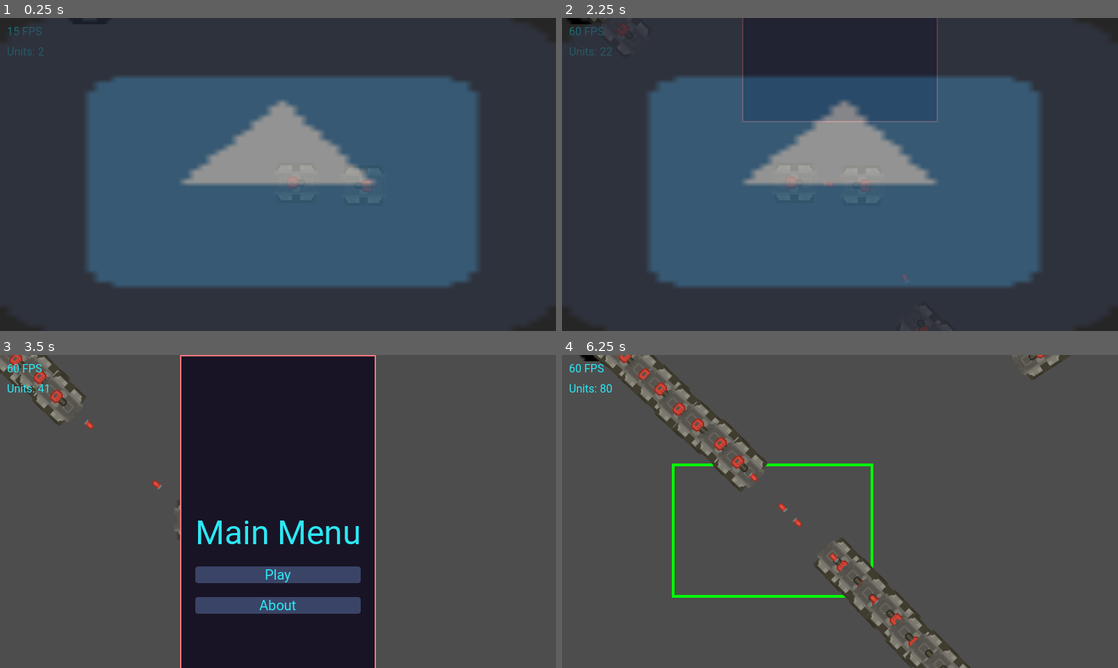
Above: before the commit, frames 1-4 (two rows, left to right).
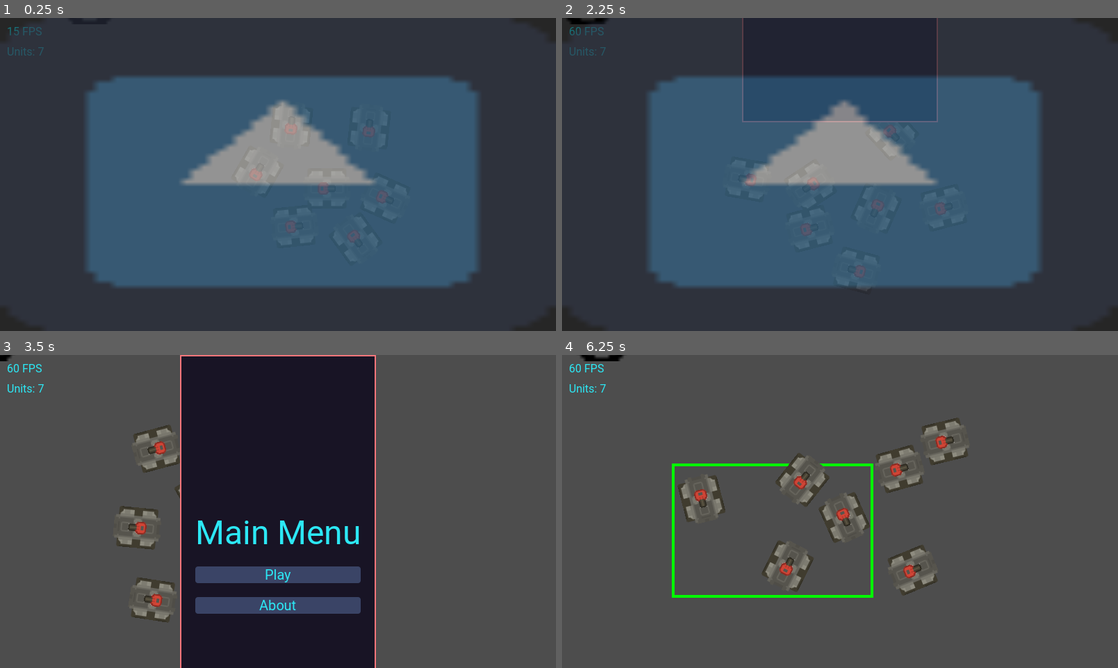
Above: after the commit, the same moments.

Repository: Bloodyaugust/rts-test
Game: Godot game, scene res://scenes/main.tscn
Same seed, same stepped clock (60 frames per second), same inputs: the game is played once before the commit and once after it. The engine's default icon, where the game draws it, is replaced by a stand-in: a white triangle on a blue panel in a dark square.
Inputs (mouse positions are in pixels of both pictures, inside the frame that each line leads up to):
- Up to frame 1 (0.25 s): no input
- Up to frame 2 (2.25 s): tap Enter at 0.5, 2 s; move the mouse to (962, 158) at 0.52 s; hold Right (ui_right) 0.53-1.25 s; right-click (962, 158) at 0.6 s; click (962, 158) at 0.67 s; tap Space at 1.25 s; drag from (728, 190) to (878, 187) at 1.27 s; move the mouse to (895, 105) at 2.02 s; hold Right (ui_right) from 2.03 s (still down); right-click (895, 105) at 2.1 s; click (895, 105) at 2.17 s
- Up to frame 3 (3.5 s): release Right (ui_right) at 2.75 s; click "Play" at 2.75 s
- Up to frame 4 (6.25 s): click "Play" at 3.5 s; drag from (812, 574) to (756, 520) at 4.27 s; move the mouse to (1006, 558) at 5.02 s; press the mouse at (1006, 558) at 5.03 s; hold Left (ui_left) 5.03-5.75 s; right-click (1006, 558) at 5.3 s; release the mouse at (1006, 558) at 5.75 s; drag from (673, 464) to (873, 596) at 5.77 s

The runs differ from the first frame. In frame 1, 0.3% of the frame differs, in the area x 6-70%, y 9-72%; in frame 2, 0.4%; in frame 3, 3.2%; in frame 4, 10%, in the area x 5-92%, y 0-100%.
Error before the commit: Invalid access to property or key 'Team' on a base object of type 'null instance'. (res://actors/weapons/Weapon.gd:24)

Commit message:
Lots of toying around with boid behavior, other minor changes

Diff:
--- a/actors/doodads/UnitSpawner.gd
+++ b/actors/doodads/UnitSpawner.gd
@@ -1,8 +1,11 @@
 extends Node2D
+
+const MAX_NUM_UNITS: int = 200
 
 @export var MoveTarget: Node2D
 @export var Team: int
 @export var UnitScene: PackedScene
+@export var SpawnEnabled: bool
 @export var SpawnInterval: float
 
 @onready var _map: Node2D = get_tree().get_first_node_in_group("map")
@@ -13,14 +16,17 @@
   _time_to_spawn = SpawnInterval
 
 func _process(delta):
-  _time_to_spawn -= delta
+  if SpawnEnabled:
+    _time_to_spawn -= delta
 
-  if _time_to_spawn <= 0.0:
-    var _new_unit: Node2D = UnitScene.instantiate()
+    if _time_to_spawn <= 0.0 && get_tree().get_nodes_in_group("units").size() < MAX_NUM_UNITS:
+      var _new_unit: Node2D = UnitScene.instantiate()
 
-    _new_unit.global_position = global_position + Vector2(randf_range(-5.0, 5.0), randf_range(-5.0, 5.0))
-    _new_unit.Team = Team
-    _map.add_child(_new_unit)
-    _new_unit.move(MoveTarget.global_position if MoveTarget else global_position + Vector2(randf_range(-5.0, 5.0), randf_range(-5.0, 5.0)))
+      _new_unit.global_position = global_position
+      _new_unit.Team = Team
+      _map.add_child(_new_unit)
 
-    _time_to_spawn = SpawnInterval
+      if MoveTarget:
+        _new_unit.move(MoveTarget.global_position)
+
+      _time_to_spawn = SpawnInterval
--- a/actors/units/Tank.tres
+++ b/actors/units/Tank.tres
@@ -5,4 +5,5 @@
 [resource]
 script = ExtResource("1_vna7e")
 health = 3.0
-move_speed = 50.0
+move_speed = 150.0
+rotation_speed = 6.283
--- a/actors/units/Tank.tscn
+++ b/actors/units/Tank.tscn
@@ -7,6 +7,9 @@
 
 [sub_resource type="CircleShape2D" id="CircleShape2D_m06xe"]
 radius = 34.0588
+
+[sub_resource type="CircleShape2D" id="CircleShape2D_b88vd"]
+radius = 125.0
 
 [node name="Tank" type="Area2D" groups=["units"]]
 monitoring = false
@@ -20,3 +23,11 @@
 shape = SubResource("CircleShape2D_m06xe")
 
 [node name="Cannon" parent="." instance=ExtResource("2_eoqf1")]
+
+[node name="SwarmArea" type="Area2D" parent="."]
+unique_name_in_owner = true
+collision_layer = 2
+collision_mask = 2
+
+[node name="CollisionShape2D" type="CollisionShape2D" parent="SwarmArea"]
+shape = SubResource("CircleShape2D_b88vd")
--- a/actors/units/Unit.gd
+++ b/actors/units/Unit.gd
@@ -1,17 +1,26 @@
 extends Area2D
+
+const MAX_SWARM_SIZE: int = 15
+const SWARM_AREA_SIZE: float = 125.0
+const SWARM_SEPARATION_AREA_SIZE: float = 80.0
 
 @export var Data: UnitData
 @export var Team: int
 
+@onready var _swarm_area: Area2D = %SwarmArea
+
 var _draw_selection: bool
 var _health: float
 var _move_target
+var _idle_target: Vector2 = Vector2.ZERO
+var _swarm: Array = []
 
 func damage(amount: float) -> void:
   _health -= amount
 
 func move(pos: Vector2) -> void:
   _move_target = pos
+  _idle_target = pos
 
 func _draw():
   if _draw_selection:
@@ -25,16 +34,34 @@
     "unit_selection":
       _draw_selection = self in substate
 
+func _on_swarm_area_entered(area: Area2D) -> void:
+  if _swarm.size() < MAX_SWARM_SIZE:
+    var _swarm_parent: Node2D = area.get_parent()
+
+    if _swarm_parent.Team == Team:
+      _swarm.append(_swarm_parent)
+      _swarm_parent.tree_exiting.connect(_on_swarm_area_exited.bind(area))
+
+func _on_swarm_area_exited(area: Area2D) -> void:
+  var _swarm_parent: Node2D = area.get_parent()
+
+  if _swarm_parent.Team == Team && _swarm_parent in _swarm:
+    _swarm.erase(_swarm_parent)
+    _swarm_parent.tree_exiting.disconnect(_on_swarm_area_exited)
+
 func _physics_process(delta):
   if _health > 0:
-    if _move_target != null:
-      translate((_move_target - global_position).normalized() * (Data.move_speed) * delta)
+    var _swarm_heading: Vector2 = _swarm.reduce(func(a: Vector2, swarm_member: Node2D): return Vector2.from_angle(swarm_member.global_rotation), Vector2.ZERO).normalized()
+    var _swarm_separation: Vector2 = _swarm.filter(func(swarm_member: Node2D): return swarm_member.global_position.distance_to(global_position) <= SWARM_SEPARATION_AREA_SIZE).reduce(func(a: Vector2, swarm_member: Node2D): return -(swarm_member.global_position - global_position), Vector2.ZERO).normalized() * 5.0
+    var _used_target: Vector2 = _move_target if _move_target else _idle_target
+    var _target_direction: Vector2 = (_used_target - global_position).normalized() * clampf(_used_target.distance_to(global_position) / 50.0, 0.5, 2.0)
 
-      var _target_rotation = global_position.angle_to_point(_move_target)
-      rotation = _target_rotation
+    var _end_rotation_target: float = (_swarm_heading + _swarm_separation + _target_direction).normalized().angle()
+    var _rotation_distance: float = wrapf(_end_rotation_target - global_rotation, -PI, PI)
 
-      if global_position.distance_squared_to(_move_target) <= (Data.move_speed * 2) * delta:
-        _move_target = null
+    global_rotation += clamp(Data.rotation_speed * delta, 0, abs(_rotation_distance)) * sign(_rotation_distance)
+
+    translate(Vector2.from_angle(global_rotation).normalized() * Data.move_speed * delta)
 
 func _process(delta):
   if _health <= 0:
@@ -47,4 +74,7 @@
 
 func _ready():
   Store.state_changed.connect(_on_store_state_changed)
+  _swarm_area.area_entered.connect(_on_swarm_area_entered)
+  _swarm_area.area_exited.connect(_on_swarm_area_exited)
   _health = Data.health
+  _idle_target = global_position
--- a/data/unit_data.gd
+++ b/data/unit_data.gd
@@ -3,3 +3,4 @@
 
 @export var health: float
 @export var move_speed: float
+@export var rotation_speed: float
--- a/scenes/main.tscn
+++ b/scenes/main.tscn
@@ -215,8 +215,22 @@
 position = Vector2(123, 16)
 
 [node name="Tank2" parent="." instance=ExtResource("8_hq8jo")]
-position = Vector2(26, 12)
-Team = 1
+position = Vector2(-62, 8)
+
+[node name="Tank3" parent="." instance=ExtResource("8_hq8jo")]
+position = Vector2(-11, 87)
+
+[node name="Tank4" parent="." instance=ExtResource("8_hq8jo")]
+position = Vector2(36, 8)
+
+[node name="Tank5" parent="." instance=ExtResource("8_hq8jo")]
+position = Vector2(78, 83)
+
+[node name="Tank6" parent="." instance=ExtResource("8_hq8jo")]
+position = Vector2(-6, -48)
+
+[node name="Tank7" parent="." instance=ExtResource("8_hq8jo")]
+position = Vector2(106, -44)
 
 [node name="Map" type="Node2D" parent="." groups=["map"]]
 y_sort_enabled = true
Not shown: 1 places in actors/units/Tank.tscn that only renumber resources
